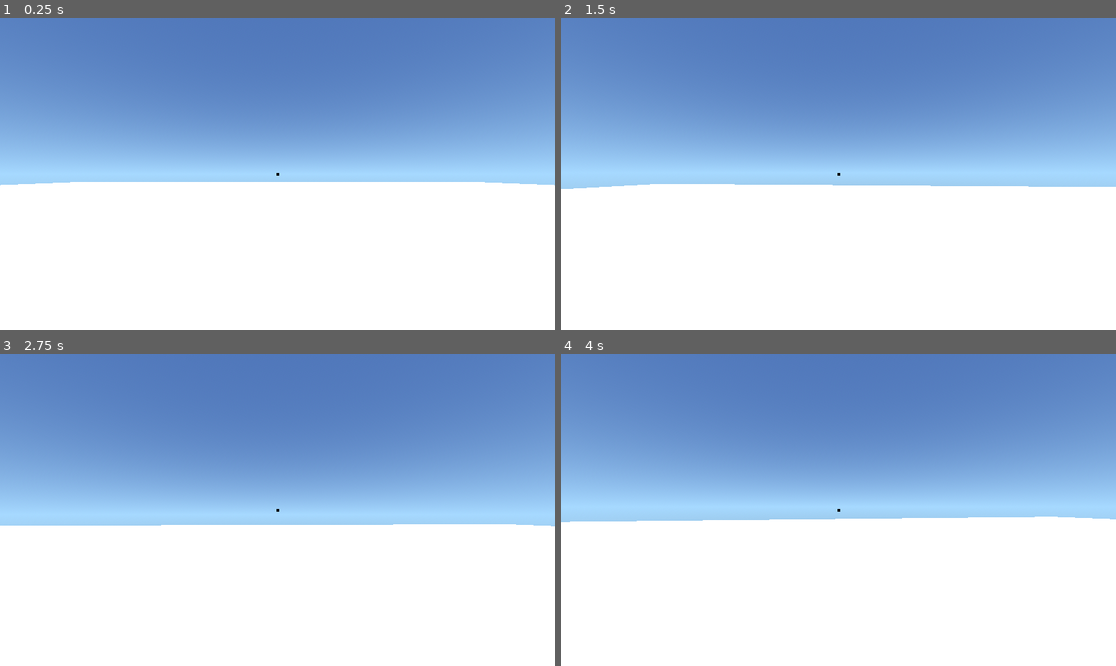
Above: before the commit, frames 1-4 (two rows, left to right).
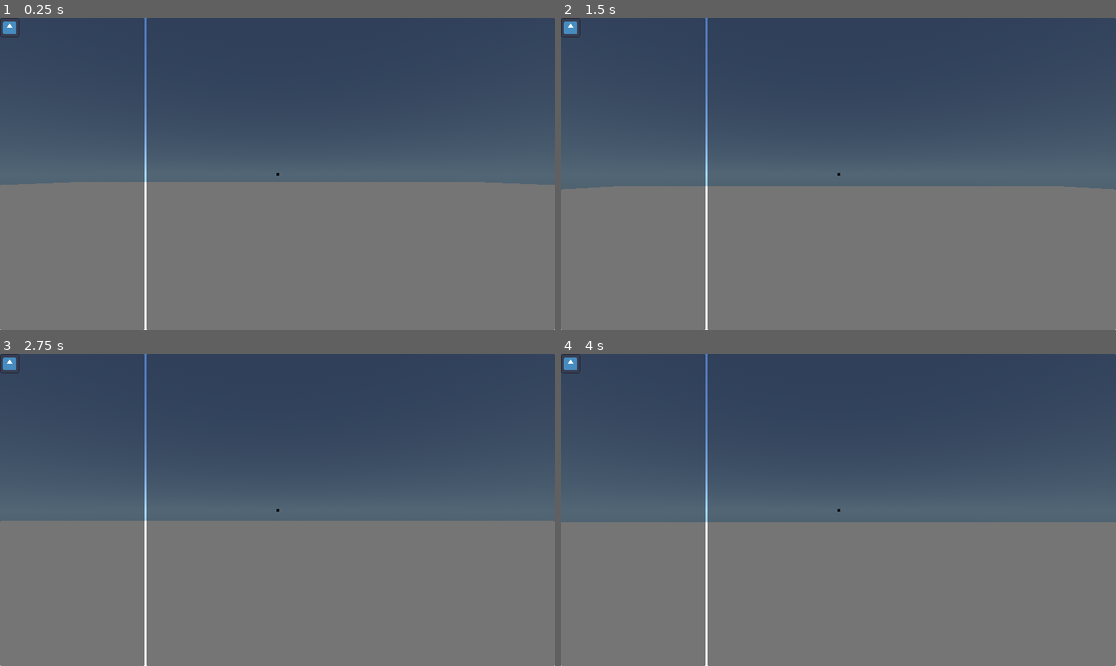
Above: after the commit, the same moments.

Repository: gb2dev/CraftMoon
Game: Godot game, scene res://world.tscn
Two runs of this game, one before a commit and one after it. Both use one fixed random seed, a clock stepped at 60 frames per second and the inputs below. The engine's default icon, where the game draws it, is replaced by a stand-in: a white triangle on a blue panel in a dark square.
Inputs (mouse positions are in pixels of both pictures, inside the frame that each line leads up to):
- Up to frame 1 (0.25 s): no input
- Up to frame 2 (1.5 s): tap Enter (ui_accept) at 0.5 s; move the mouse to (866, 174) at 0.52 s; hold W (move_forward) from 0.53 s (still down); tap 1 (1) at 0.6 s; tap Space (jump) at 0.77 s; tap 2 (2) at 0.8, 1.35 s; move the mouse to (810, 174) at 1.27 s
- Up to frame 3 (2.75 s): keep holding W (move_forward); tap Space (jump) at 1.52 s; tap 3 (3) at 1.55, 2.1 s; tap Enter (ui_accept) at 2 s; move the mouse to (288, 503) at 2.02 s; click (288, 503) at 2.3 s
- Up to frame 4 (4 s): keep holding W (move_forward); tap Enter (ui_accept) at 2.75 s; move the mouse to (832, 516) at 2.77 s; click (832, 516) at 2.85 s; tap Space (jump) at 3.02, 3.77 s; tap Q (object_builder) at 3.05, 3.6 s; move the mouse to (877, 513) at 3.52 s; tap E (object_properties) at 3.8 s

The runs differ from the first frame. In frame 1, 100% of the frame differs, in the area x 0-100%, y 0-100%; in frame 2, 100%; in frame 3, 100%; in frame 4, 100%.

Commit message:
Object Properties (WIP)

Diff:
--- a/editor.gd
+++ b/editor.gd
@@ -3,11 +3,12 @@
 
 @onready var cursor := $Cursor
 @onready var crosshair := $Crosshair
+@onready var object_properties := %"Object Properties" as ObjectProperties
 
 @export var material: BaseMaterial3D
 
-var active := false
-var cursor_distance := target_position.z
+var object_builder_active := false
+var cursor_distance := -2.5
 var vertices: Array[Vector3]
 var st: SurfaceTool
 var mi: MeshInstance3D
@@ -27,12 +28,19 @@
 
 # Called every frame. 'delta' is the elapsed time since the previous frame.
 func _process(_delta: float) -> void:
+	if Input.is_action_just_pressed("object_properties"):
+		object_properties.open(get_collider())
+
+
+	# Object Builder Toggle
+
 	if Input.is_action_just_pressed("object_builder"):
-		active = not active
-		cursor.visible = active
-		crosshair.visible = not active
-
-	if not active:
+		object_builder_active = not object_builder_active
+		cursor.visible = object_builder_active
+		crosshair.visible = not object_builder_active
+		target_position.z = -2.5 if object_builder_active else -5
+
+	if not object_builder_active:
 		return
 
 
--- /dev/null
+++ b/object_properties.gd
@@ -0,0 +1,24 @@
+class_name ObjectProperties
+extends Control
+
+
+# Called when the node enters the scene tree for the first time.
+func _ready() -> void:
+	pass # Replace with function body.
+	await get_tree().process_frame
+	DisplayServer.mouse_set_mode(DisplayServer.MOUSE_MODE_VISIBLE)
+
+
+# Called every frame. 'delta' is the elapsed time since the previous frame.
+func _process(delta: float) -> void:
+	pass
+
+
+func open(object: PhysicsBody3D):
+	if object:
+		visible = not visible
+		if visible:
+			DisplayServer.mouse_set_mode(DisplayServer.MOUSE_MODE_VISIBLE)
+		else:
+			DisplayServer.mouse_set_mode(DisplayServer.MOUSE_MODE_CAPTURED)
+		print(object.name)
--- a/player.tscn
+++ b/player.tscn
@@ -1,7 +1,9 @@
-[gd_scene load_steps=7 format=3 uid="uid://dw6jfbejcfr0i"]
+[gd_scene load_steps=9 format=3 uid="uid://dw6jfbejcfr0i"]
 
 [ext_resource type="Script" path="res://player.gd" id="1_4qesr"]
 [ext_resource type="Script" path="res://editor.gd" id="2_346j3"]
+[ext_resource type="Script" path="res://object_properties.gd" id="3_tt4lx"]
+[ext_resource type="Texture2D" uid="uid://dmcdr7vwsln8l" path="res://icon.svg" id="4_wkoap"]
 
 [sub_resource type="BoxShape3D" id="BoxShape3D_1njnr"]
 size = Vector3(1, 2, 1)
@@ -34,7 +36,7 @@
 transform = Transform3D(1, 0, 0, 0, 1, 0, 0, 0, 1, 0, 2, 0)
 
 [node name="Editor" type="RayCast3D" parent="Pivot/Camera3D"]
-target_position = Vector3(0, 0, -2.5)
+target_position = Vector3(0, 0, -5)
 script = ExtResource("2_346j3")
 material = SubResource("StandardMaterial3D_odc42")
 
@@ -57,3 +59,31 @@
 visible = false
 mesh = SubResource("SphereMesh_i3lu0")
 surface_material_override/0 = SubResource("StandardMaterial3D_ytf4n")
+
+[node name="Object Properties" type="HBoxContainer" parent="."]
+unique_name_in_owner = true
+anchors_preset = 15
+anchor_right = 1.0
+anchor_bottom = 1.0
+grow_horizontal = 2
+grow_vertical = 2
+script = ExtResource("3_tt4lx")
+
+[node name="Gadgets" type="Panel" parent="Object Properties"]
+custom_minimum_size = Vector2(300, 0)
+layout_mode = 2
+mouse_filter = 1
+
+[node name="GadgetItemSelect" type="TextureRect" parent="Object Properties/Gadgets"]
+layout_mode = 0
+offset_right = 40.0
+offset_bottom = 40.0
+size_flags_horizontal = 0
+size_flags_vertical = 0
+texture = ExtResource("4_wkoap")
+expand_mode = 1
+
+[node name="Logic" type="Panel" parent="Object Properties"]
+layout_mode = 2
+size_flags_horizontal = 3
+mouse_filter = 1
--- a/project.godot
+++ b/project.godot
@@ -106,3 +106,7 @@
 "events": [Object(InputEventKey,"resource_local_to_scene":false,"resource_name":"","device":-1,"window_id":0,"alt_pressed":false,"shift_pressed":false,"ctrl_pressed":false,"meta_pressed":false,"pressed":false,"keycode":0,"physical_keycode":69,"key_label":0,"unicode":101,"echo":false,"script":null)
 ]
 }
+
+[input_devices]
+
+pointing/emulate_touch_from_mouse=true
